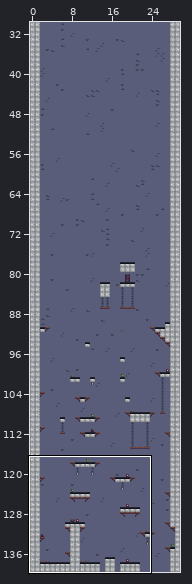
Two states of a Tiled map, citm_desvj_project_template-A1_Assigment1_Template/Output/Assets/Maps/Level1 Map.tmx. Above, an overview of the earlier version with the close-up marked.
Close-up. Earlier state:
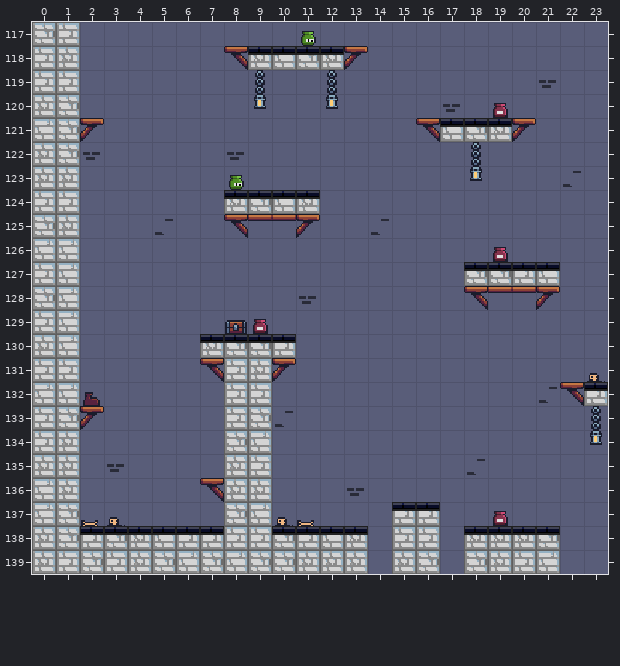
Cells are 16x16 px. Shown: x 0..23, y 117..139. The commit also changed other parts of the map, which this record leaves out.
Now the later version:
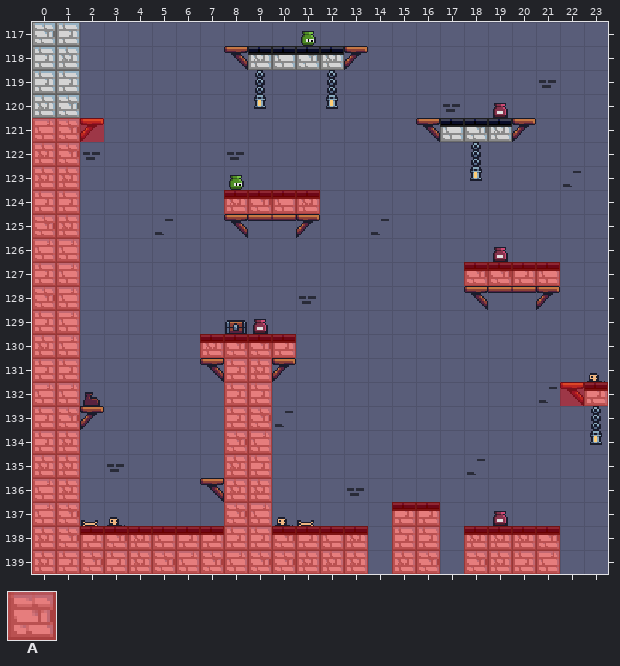
Key: from "Map Meta Data": A 5.
_ is an empty cell, . an unchanged one.
Tiles of an added or newly shown layer are drawn over the layers below it.
See-through tiles are keyed as they look on the map.
What changed:
--- layer "Navigation" (added)
@@ x 0..23 @@
-121 ___.....................
-122 __......................
-123 __......................
-124 __......____............
-125 __......................
-126 __......................
-127 __................____..
-128 __......................
-129 __......................
-130 __.....____.............
-131 __......__..............
-132 __......__............__
-133 __......__..............
-134 __......__..............
-135 __......__..............
-136 __......__..............
-137 __......__.....__.......
-138 ______________.__.____..
-139 ______________.__.____..
+121 AAA.....................
+122 AA......................
+123 AA......................
+124 AA......AAAA............
+125 AA......................
+126 AA......................
+127 AA................AAAA..
+128 AA......................
+129 AA......................
+130 AA.....AAAA.............
+131 AA......AA..............
+132 AA......AA............AA
+133 AA......AA..............
+134 AA......AA..............
+135 AA......AA..............
+136 AA......AA..............
+137 AA......AA.....AA.......
+138 AAAAAAAAAAAAAA.AA.AAAA..
+139 AAAAAAAAAAAAAA.AA.AAAA..
Boxes around the changes in both close-ups, in picture pixels (x1, y1, x2, y2):
added: (32, 118, 368, 574)
added: (464, 262, 560, 286)
added: (560, 382, 608, 406)
added: (392, 502, 440, 574)
added: (464, 526, 560, 574)
